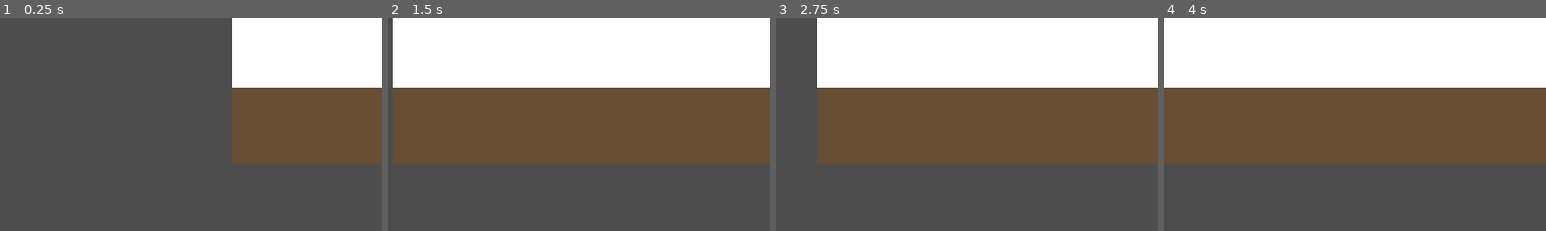
Above: before the commit, frames 1-4 (left to right).
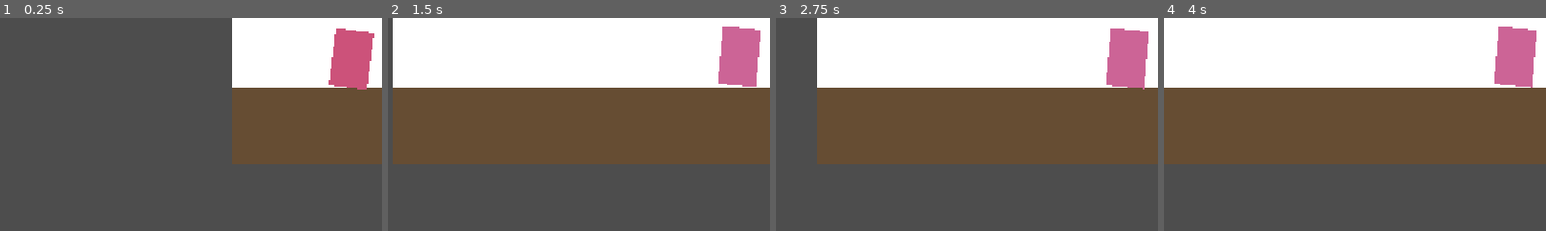
Above: after the commit, the same moments.

Repository: lasse-byte/anniversary-game
Game: Godot game, scene res://main.tscn
Two runs of this game, one before a commit and one after it. Both use one fixed random seed, a clock stepped at 60 frames per second and the inputs below.
Inputs:
- Up to frame 1 (0.25 s): no input
- Up to frame 2 (1.5 s): tap Enter (ui_accept) at 0.5, 0.77 s; hold D (move_right) from 0.53 s (still down)
- Up to frame 3 (2.75 s): tap Enter (ui_accept) at 1.52 s; release D (move_right) at 2.03 s; hold A (move_left) from 2.03 s (still down)
- Up to frame 4 (4 s): release A (move_left) at 2.78 s; hold D (move_right) from 2.78 s (still down); tap Enter (ui_accept) at 3.02, 3.77 s
The pictures show only the part of the screen within x 4-54%, y 41-91%; the shares and areas given below are measured in that part.

The runs differ from the first frame. In frame 1, 2.7% of the frame differs, in the area x 86-98%, y 4-34%; in frame 2, 2.7%; in frame 3, 2.7%; in frame 4, 2.7%, in the area x 86-98%, y 4-33%.

Commit message:
Fix code review issues: player texture, sound player checks
Co-authored-by: lasse-byte <257569380+lasse-byte@users.noreply.github.com>

Diff:
--- a/player.gd
+++ b/player.gd
@@ -8,6 +8,16 @@
 
 @onready var sprite = $Sprite2D
 @onready var animation_player = $AnimationPlayer
+@onready var collision_shape = $CollisionShape2D
+
+func _ready():
+	# Create a simple colored rectangle as sprite
+	sprite.texture = create_player_texture()
+
+func create_player_texture() -> ImageTexture:
+	var img = Image.create(32, 48, false, Image.FORMAT_RGBA8)
+	img.fill(Color(0.8, 0.4, 0.6, 1))
+	return ImageTexture.create_from_image(img)
 
 func _physics_process(delta):
 	# Add the gravity.
--- a/player.tscn
+++ b/player.tscn
@@ -108,7 +108,6 @@
 
 [node name="Sprite2D" type="Sprite2D" parent="."]
 modulate = Color(0.8, 0.4, 0.6, 1)
-texture = ExtResource("1_5g8x0")
 
 [node name="CollisionShape2D" type="CollisionShape2D" parent="."]
 shape = SubResource("RectangleShape2D_1")
--- a/sound_player.gd
+++ b/sound_player.gd
@@ -3,17 +3,27 @@
 # This script generates simple sound effects procedurally
 # For a real game, you would use actual audio files
 
+func _ready():
+	# Create a simple procedural audio stream for basic sounds
+	# In a real implementation, you would load actual audio files
+	# For now, this is a placeholder that won't error
+	pass
+
 func play_walk_sound():
 	# Simple click sound for walking
-	pitch_scale = randf_range(0.9, 1.1)
-	play()
+	# Only play if a stream is loaded
+	if stream:
+		pitch_scale = randf_range(0.9, 1.1)
+		play()
 
 func play_door_sound():
 	# Higher pitch for door interaction
-	pitch_scale = 1.5
-	play()
+	if stream:
+		pitch_scale = 1.5
+		play()
 
 func play_confetti_sound():
 	# Fun sound for confetti
-	pitch_scale = 1.8
-	play()
+	if stream:
+		pitch_scale = 1.8
+		play()
